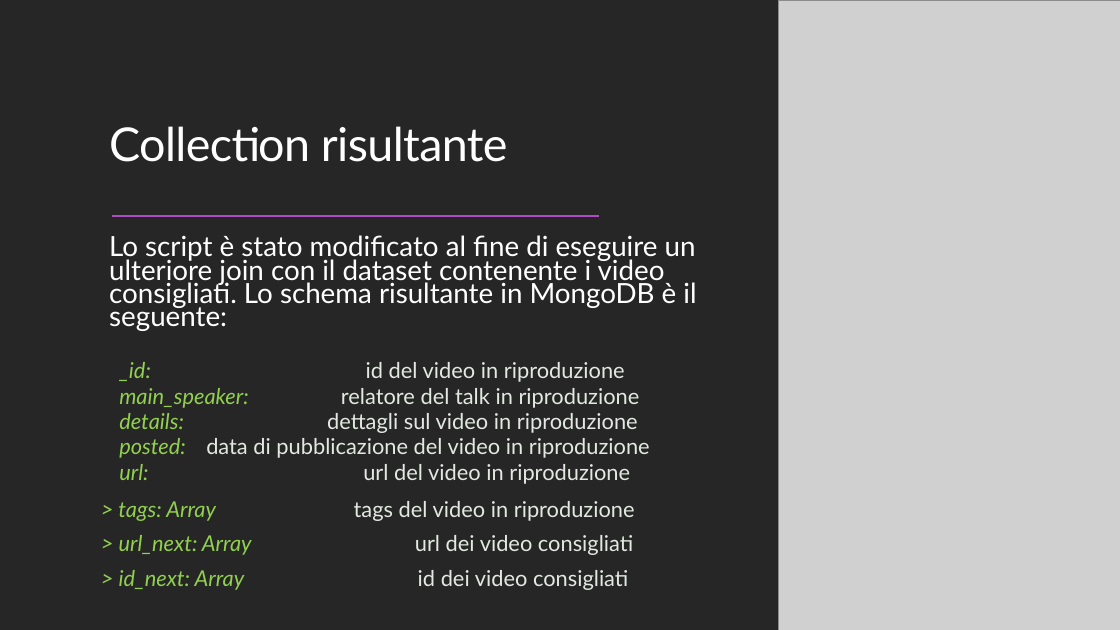
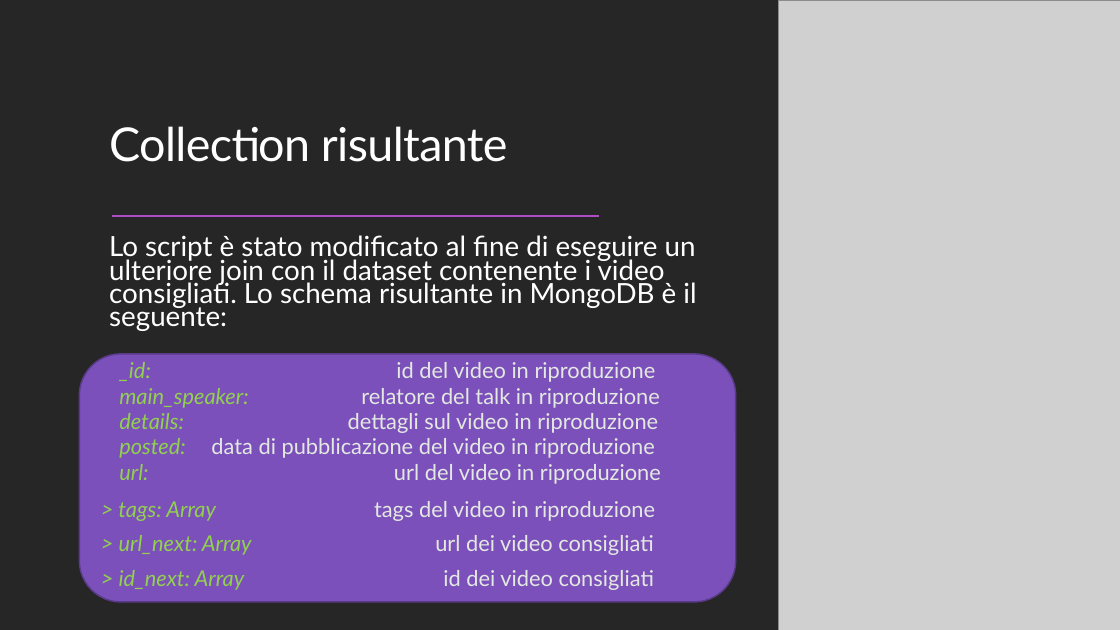
Before and after one commit to PirottaNicola/TC-Mproject_Boffelli_Pirotta, a slide deck: slide 9 of Preparation files/MyTEDx_Presentazione.pptx. Drawn at 1120x630 pixels with LibreOffice and Linux fonts; fonts in the diff are those of the drawing; grey boxes stand for pictures. Boxes give left, top, right and bottom in pixels: in the first picture for what was removed or moved away, otherwise in the second. Text is boxed around its words. In the diff, an @@ line names an element or a change of style, - is before the commit and + after.

```diff
--- a/Preparation files/MyTEDx_Presentazione.pptx
+++ b/Preparation files/MyTEDx_Presentazione.pptx
@@ rounded rectangle added at [79, 354, 735, 602], fill #7B50BA, outline #5B3B8A 1.25 pt @@
```
Also in this commit, not shown: 3 other slides changed.
